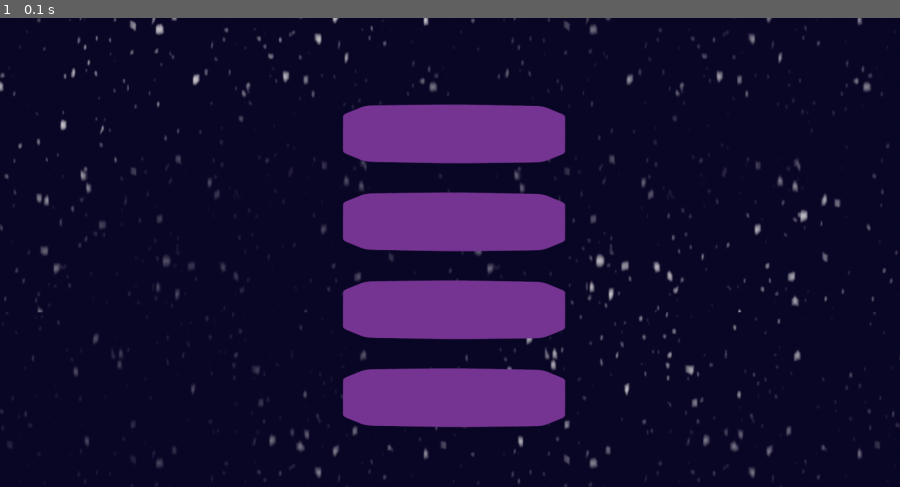
Above: before the commit, frame 1.
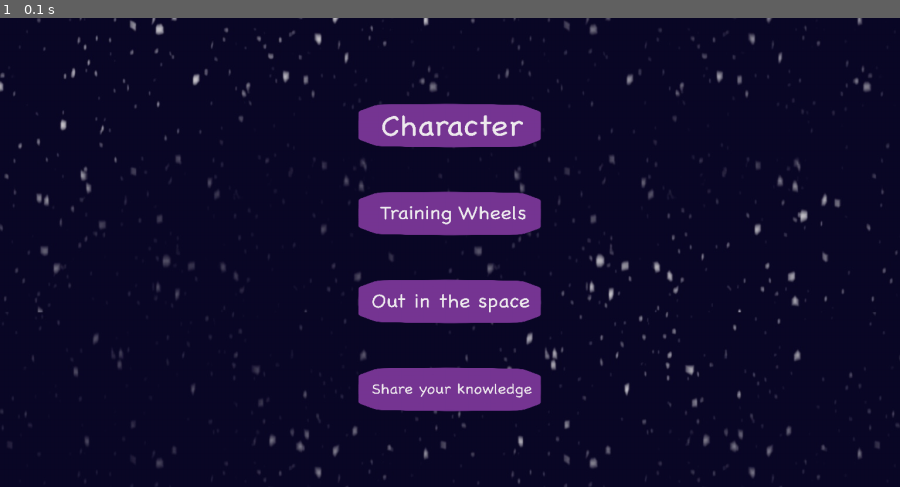
Above: after the commit, the same moment.

Repository: xcWhy/HackTues8___PlatypusESM
Game: pygame game, started from main.py
Two runs of this game, one before a commit and one after it. Both use one fixed random seed, a clock stepped at 60 frames per second and the inputs below.
Inputs:
- Up to frame 1 (0.1 s): no input

The runs differ from the first frame. In frame 1, 5.8% of the frame differs, in the area x 38-63%, y 18-88%.

Commit message:
[UPDATE]Main Menu + basic training screen

Diff:
--- a/button.py
+++ b/button.py
@@ -1,9 +1,7 @@
 import pygame
 
 class Button():
-	def __init__(self, x, y, image):
-		width = image.get_width()
-		height = image.get_height()
+	def __init__(self, x, y, image, width, height):
 		self.image = pygame.transform.scale(image, (int(width), int(height)))
 		self.rect = self.image.get_rect()
 		self.rect.topleft = (x, y)
--- a/main.py
+++ b/main.py
@@ -6,12 +6,15 @@
 
 screen = pygame.display.set_mode((SCREEN_WIDTH, SCREEN_HEIGHT))
 
-start_img = pygame.image.load('imgs/button_assets.png').convert_alpha()
+button_character = pygame.image.load('imgs/Character.png').convert_alpha()
+button_training = pygame.image.load('imgs/TrainingWheels.png').convert_alpha()
+button_game = pygame.image.load('imgs/OutInTheSpace.png').convert_alpha()
+button_share = pygame.image.load('imgs/ShareYourKnowledge.png').convert_alpha()
 
-button_1 = button.Button(450, -50, start_img)
-button_2 = button.Button(450, 100, start_img)
-button_3 = button.Button(450, 250, start_img)
-button_4 = button.Button(450, 400, start_img)
+button_1 = button.Button(500, 0, button_character, 500, 450)
+button_2 = button.Button(500, 150, button_training, 500, 450)
+button_3 = button.Button(500, 300, button_game, 500, 450)
+button_4 = button.Button(500, 450, button_share, 500, 450)
 
 background = pygame.image.load("imgs/background.jpg")
 
@@ -28,9 +31,7 @@
 	if button_4.draw(screen):
 		print('Button 4')
 
-	#event handler
 	for event in pygame.event.get():
-		#quit game
 		if event.type == pygame.QUIT:
 			run = False
 
--- /dev/null
+++ b/training.py
@@ -0,0 +1,22 @@
+import pygame
+
+SCREEN_HEIGHT = 800
+SCREEN_WIDTH = 1535
+
+screen = pygame.display.set_mode((SCREEN_WIDTH, SCREEN_HEIGHT))
+
+
+background = pygame.image.load("imgs/background.jpg")
+
+run = True
+while run:
+	screen.blit(background, (0, 0))
+
+	for event in pygame.event.get():
+
+		if event.type == pygame.QUIT:
+			run = False
+
+	pygame.display.update()
+
+pygame.quit()
